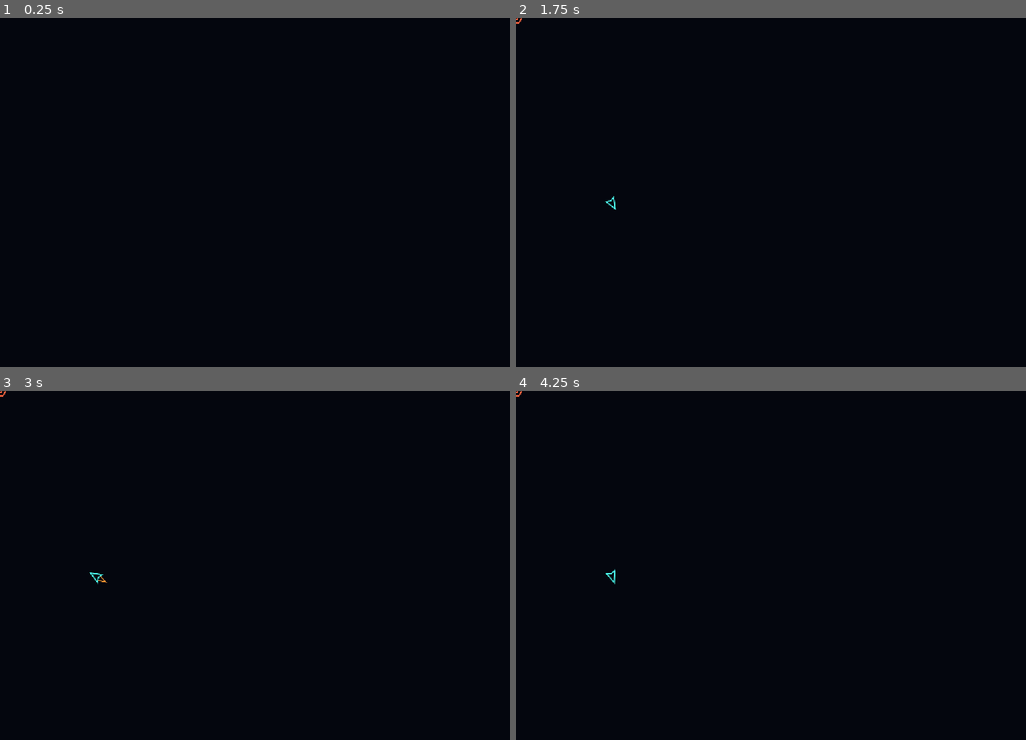
Above: before the commit, frames 1-4 (two rows, left to right).
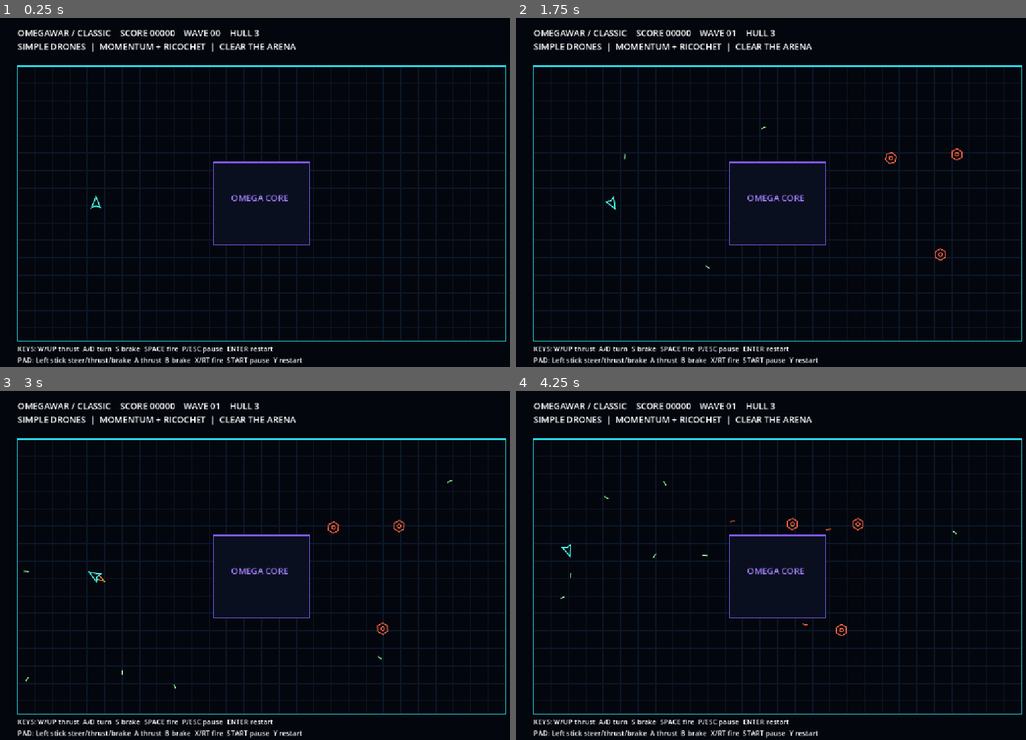
Above: after the commit, the same moments.

Repository: Jonty303/Project-OmegaWar
Game: Godot game, scene res://scenes/main.tscn
Same seed, same stepped clock (60 frames per second), same inputs: the game is played once before the commit and once after it.
Inputs:
- Up to frame 1 (0.25 s): no input
- Up to frame 2 (1.75 s): tap Enter (restart) at 0.5 s; hold D (turn_right) 0.53-1.28 s; hold Space (fire) 0.53-1.28 s; hold S (brake) from 1.28 s (still down); tap Space (fire) at 1.35 s
- Up to frame 3 (3 s): release S (brake) at 2.03 s; hold D (turn_right) 2.03-2.78 s; hold Space (fire) 2.03-2.78 s; hold W (thrust) from 2.78 s (still down); tap Space (fire) at 2.85 s
- Up to frame 4 (4.25 s): release W (thrust) at 3.53 s; hold A (turn_left) from 3.53 s (still down); hold Space (fire) from 3.53 s (still down)

The runs differ from the first frame. In frame 1, 11% of the frame differs, in the area x 3-100%, y 3-100%; in frame 2, 11%; in frame 3, 11%; in frame 4, 11%, in the area x 0-100%, y 0-100%.
Error before the commit: Parse Error: Cannot infer the type of "proposed" variable because the value doesn't have a set type. (res://scripts/arena.gd:33)

Commit message:
Fix Godot 4.5 projectile typing and rectangle visibility intersection

Diff:
--- a/scripts/arena.gd
+++ b/scripts/arena.gd
@@ -1,4 +1,6 @@
 extends Node2D
+
+const Projectile = preload("res://scripts/projectile.gd")
 
 const BOUNDS := Rect2(40, 110, 1120, 630)
 const CORE := Rect2(490, 330, 220, 190)
@@ -22,7 +24,7 @@
 			body.position = next
 	return velocity
 
-func move_shot(shot, delta: float) -> void:
+func move_shot(shot: Projectile, delta: float) -> void:
 	# Axis-separated swept microsteps bounce off the outer walls and the core.
 	# Shots lose no speed during a bounce, but expire after a few ricochets.
 	var steps := maxi(1, int(ceil(shot.velocity.length() * delta / 4.0)))
@@ -30,24 +32,39 @@
 		if shot.bounces_left <= 0:
 			return
 		var dt := delta / steps
-		var proposed := shot.position + Vector2(shot.velocity.x * dt, 0)
-		if blocked(proposed, shot.HIT_RADIUS):
+		var proposed: Vector2 = shot.position + Vector2(shot.velocity.x * dt, 0)
+		if blocked(proposed, Projectile.HIT_RADIUS):
 			shot.velocity.x = -shot.velocity.x
 			shot.bounces_left -= 1
 		else:
 			shot.position = proposed
 		proposed = shot.position + Vector2(0, shot.velocity.y * dt)
-		if blocked(proposed, shot.HIT_RADIUS):
+		if blocked(proposed, Projectile.HIT_RADIUS):
 			shot.velocity.y = -shot.velocity.y
 			shot.bounces_left -= 1
 		else:
 			shot.position = proposed
 
+func segment_hits_rect(from: Vector2, to: Vector2, rect: Rect2) -> bool:
+	# Rect2 has no intersects_segment() method in Godot 4.5.
+	if rect.has_point(from) or rect.has_point(to):
+		return true
+	var a := rect.position
+	var b := Vector2(rect.end.x, rect.position.y)
+	var c := rect.end
+	var d := Vector2(rect.position.x, rect.end.y)
+	return (
+		Geometry2D.segment_intersects_segment(from, to, a, b) != null
+		or Geometry2D.segment_intersects_segment(from, to, b, c) != null
+		or Geometry2D.segment_intersects_segment(from, to, c, d) != null
+		or Geometry2D.segment_intersects_segment(from, to, d, a) != null
+	)
+
 func approach_waypoint(origin: Vector2, goal: Vector2, radius: float) -> Vector2:
 	# Tiny visibility graph over the four corners of an inflated core.
 	# Returns the first navigable waypoint in the shortest unobstructed route.
 	var obstacle := CORE.grow(radius + 4.0)
-	if obstacle.intersects_segment(origin, goal) == null:
+	if not segment_hits_rect(origin, goal, obstacle):
 		return goal
 	var corner_box := CORE.grow(radius + 22.0)
 	var nodes: Array[Vector2] = [
@@ -76,7 +93,7 @@
 		for j in range(1, nodes.size()):
 			if j == best or visited[j]:
 				continue
-			if obstacle.intersects_segment(nodes[best], nodes[j]) != null:
+			if segment_hits_rect(nodes[best], nodes[j], obstacle):
 				continue
 			var candidate := costs[best] + nodes[best].distance_to(nodes[j])
 			if candidate < costs[j]:
